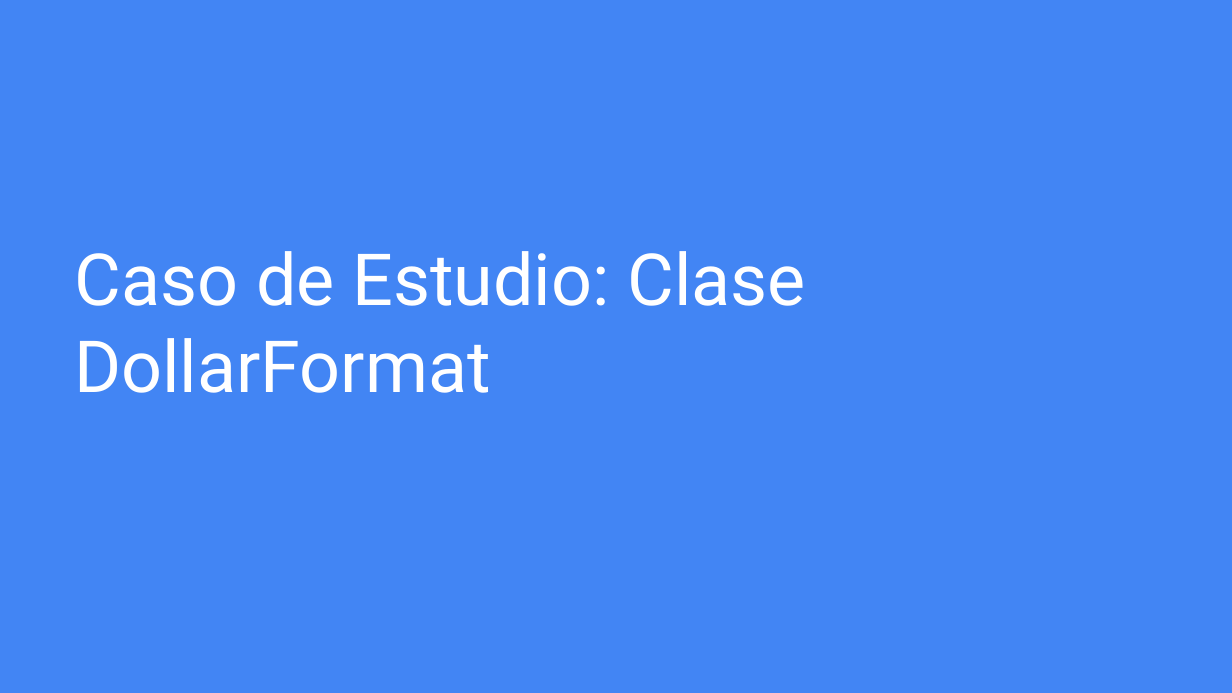
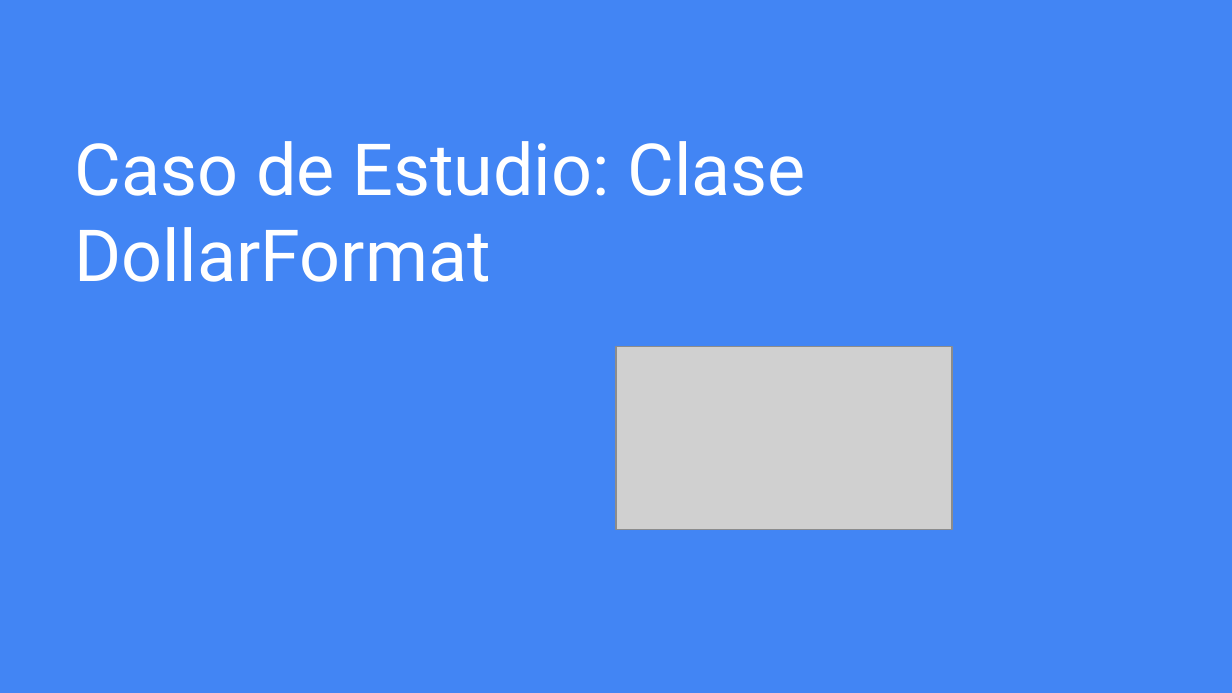
Before and after one commit to OMardil/INFO2, a slide deck: slide 17 of MOD06_Variables_y_metodos_estaticos/01 Presentacion/INFO2_MOD06-Variables_y_metodos_estaticos.pptx (slide 16 before the commit). Drawn at 1232x693 pixels with LibreOffice and Linux fonts; fonts in the diff are those of the drawing; grey boxes stand for pictures. Boxes give left, top, right and bottom in pixels: in the first picture for what was removed or moved away, otherwise in the second. Text is boxed around its words. In the diff, an @@ line names an element or a change of style, - is before the commit and + after.

```diff
--- a/MOD06_Variables_y_metodos_estaticos/01 Presentacion/INFO2_MOD06-Variables_y_metodos_estaticos.pptx
+++ b/MOD06_Variables_y_metodos_estaticos/01 Presentacion/INFO2_MOD06-Variables_y_metodos_estaticos.pptx
@@ title "Caso de Estudio: Clase DollarFormat": place and size @@
-title "Caso de Estudio: Clase DollarFormat" at box(74, 251, 806, 393)
+title "Caso de Estudio: Clase DollarFormat" at box(74, 141, 806, 282)
@@ picture added at box(616, 346, 952, 530) @@
```
Also in this commit, not shown: 13 other slides changed, 4 slides added, 3 slides removed, 22 other files.
